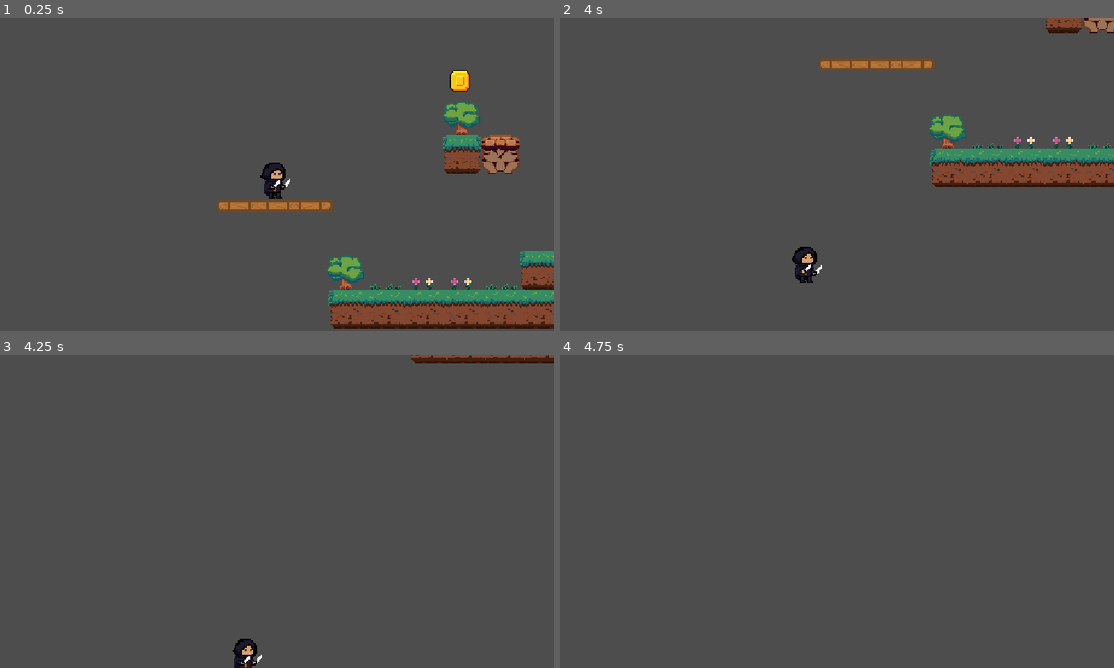
Above: before the commit, frames 1-4 (two rows, left to right).
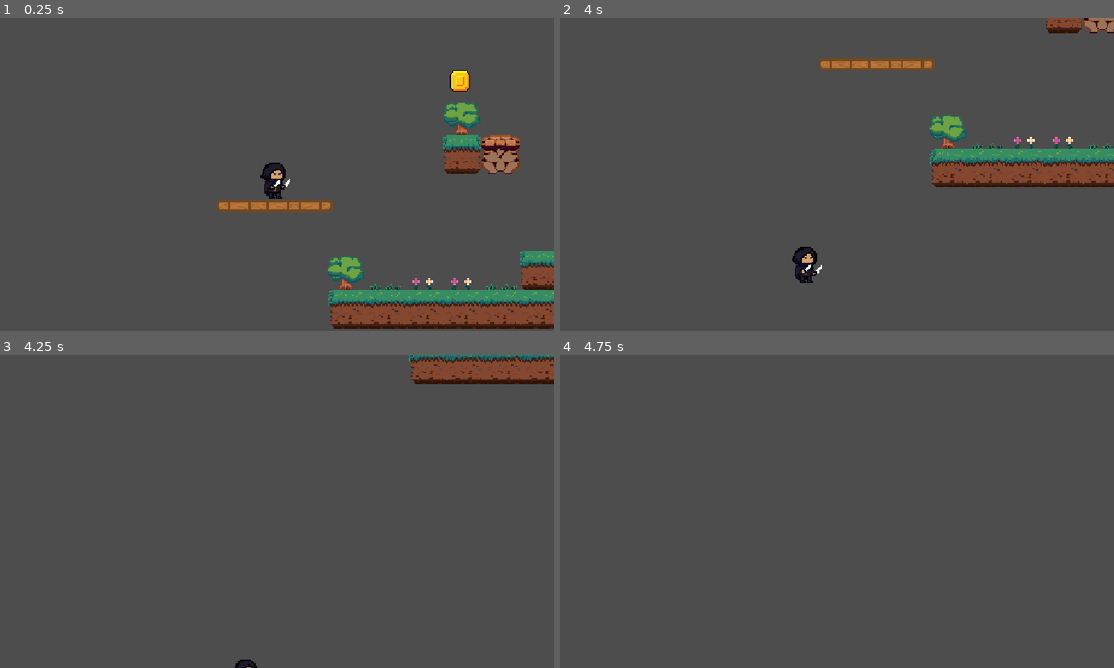
Above: after the commit, the same moments.

Repository: clrkxd/assassins-indeed
Game: Godot game, scene res://scenes/game.tscn
Same seed, same stepped clock (60 frames per second), same inputs: the game is played once before the commit and once after it.
Inputs:
- Up to frame 1 (0.25 s): no input
- Up to frame 2 (4 s): tap Enter (ui_accept) at 0.5, 0.77, 1.52, 3.02, 3.77 s; hold Right (ui_right) 0.53-2.03 s; hold Left (ui_left) from 2.03 s (still down)
- Up to frame 3 (4.25 s): keep holding Left (ui_left)
- Up to frame 4 (4.75 s): release Left (ui_left) at 4.28 s; hold Right (ui_right) from 4.28 s (still down); tap Enter (ui_accept) at 4.52 s

Frames 1-2 are identical in both runs. In frame 3, 2.5% of the frame differs, in the area x 42-100%, y 0-100%; in frame 4, nothing differs.

Commit message:
added camera bottom limit

Diff:
--- a/scenes/game.tscn
+++ b/scenes/game.tscn
@@ -142,6 +142,8 @@
 [node name="Camera2D" type="Camera2D" parent="Player" unique_id=1706648720]
 position = Vector2(1, -16)
 zoom = Vector2(2.5, 2.5)
+limit_bottom = 390
+limit_smoothed = true
 position_smoothing_enabled = true
 
 [node name="Platform" parent="." unique_id=1499004820 instance=ExtResource("3_lnu2h")]
